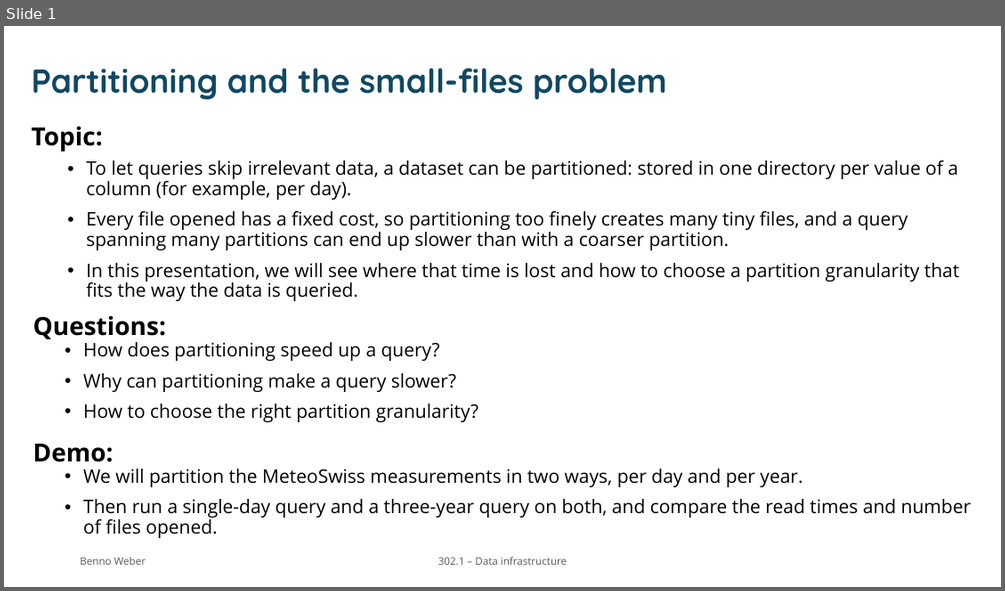
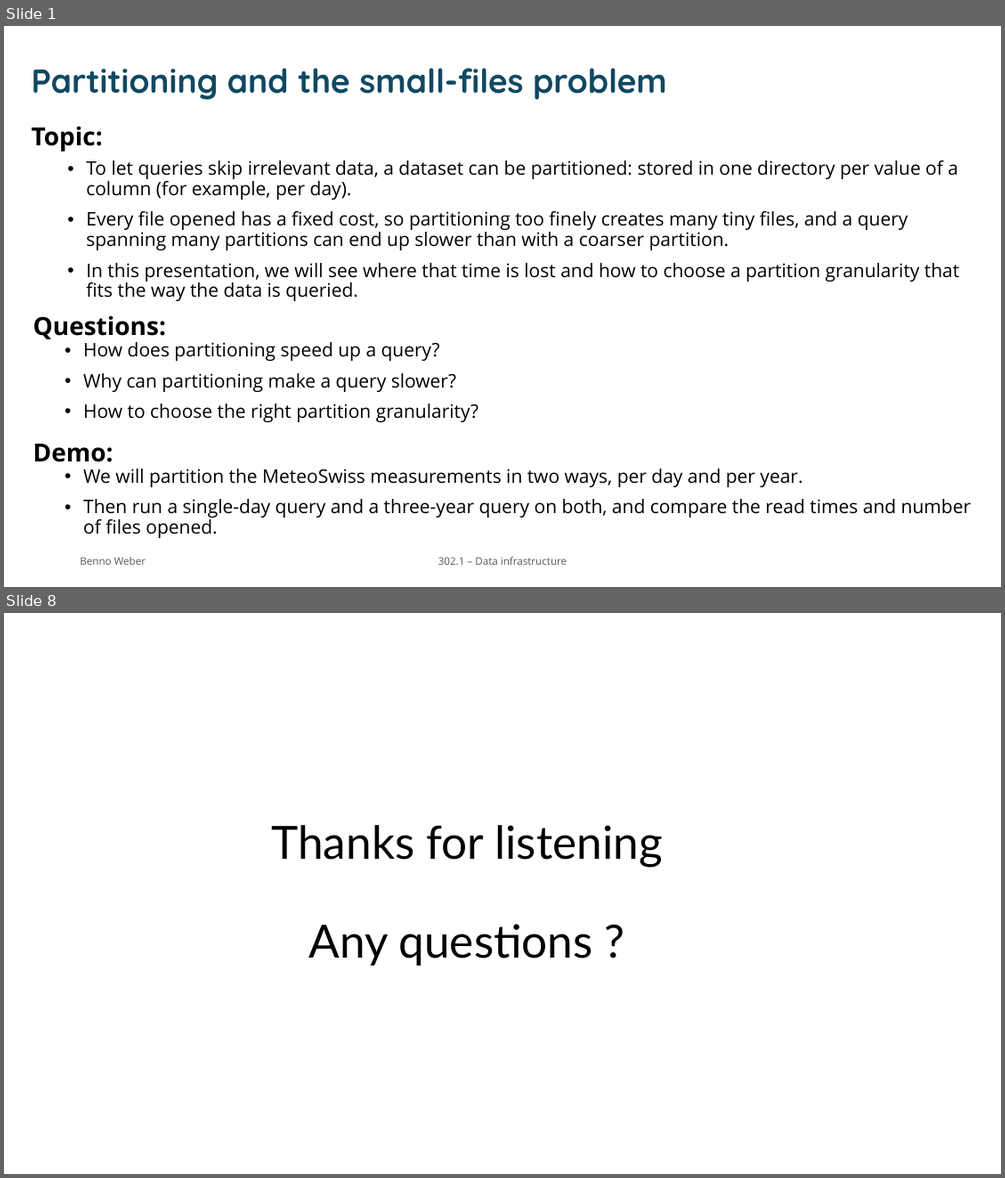
Before and after one commit to Neb5384/partitioning, a slide deck: presentation.pptx. Shown one above the other, each under a label of ours: slide 1 before the commit, slides 1 and 8 after it; the slides between them are not shown. The pictures are 1005x591 and 1005x1178 pixels, drawn with LibreOffice and Linux fonts; fonts in the diff are those of the drawing; background and template pictures are left out. Boxes give left, top, right and bottom in pixels: in the first picture for what was removed or moved away, otherwise in the second. Text is boxed around its words. In the diff, an @@ line names an element or a change of style, - is before the commit and + after.

```diff
--- a/presentation.pptx
+++ b/presentation.pptx
@@ slide 8 added at <box>4,613,1001,1174</box>, background #FFFFFF @@
@@ title added at <box>271,825,663,965</box>, 44 pt, text #000000 @@
+Thanks for listening
+Any questions ?
```
Also in this commit, not shown: 1 slide changed, 5 other slides added, 1 slide removed, 1 other file.
